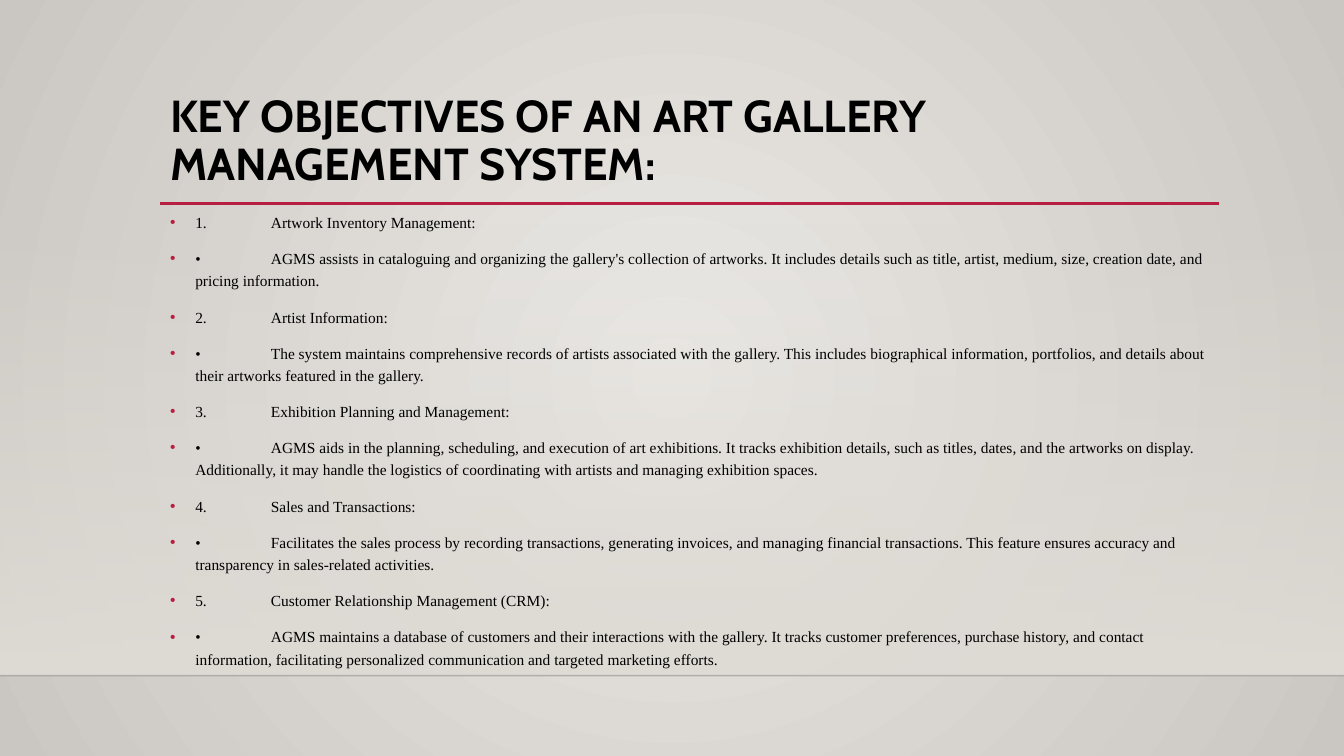
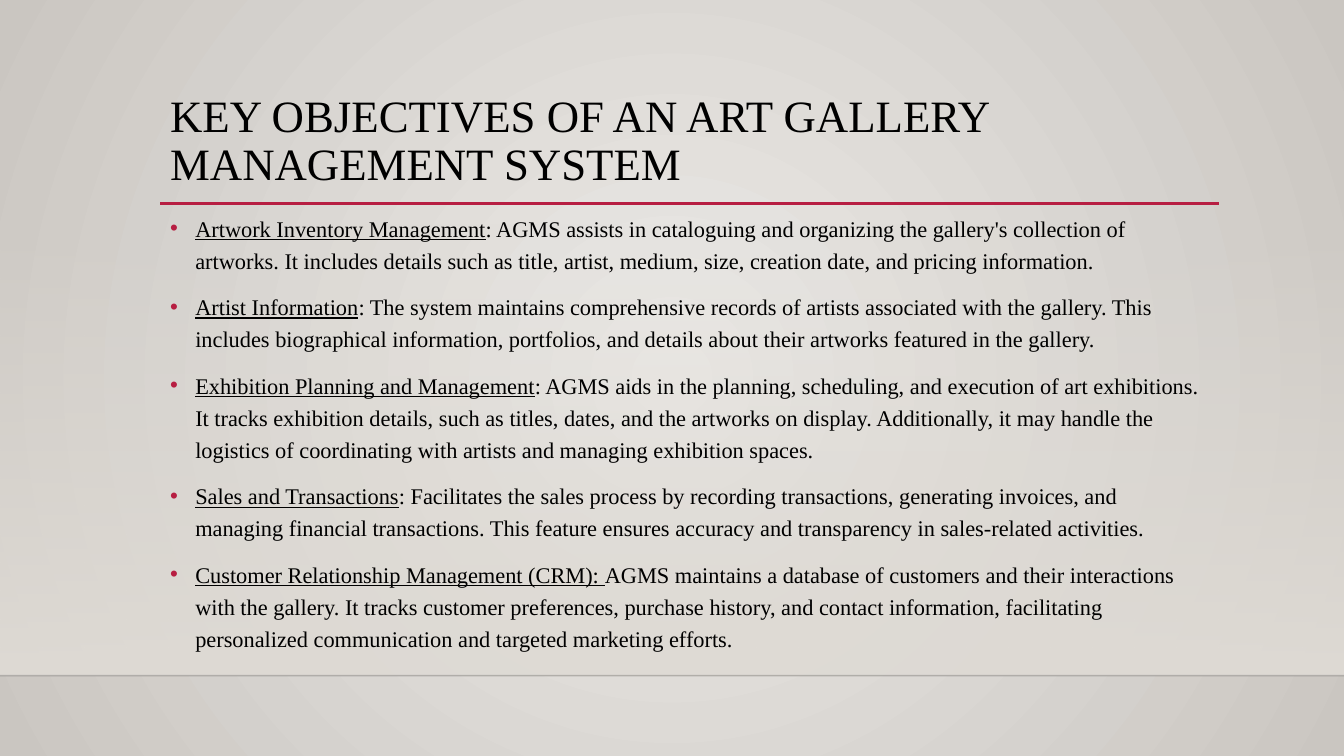
Before and after one commit to Abhigna1975/ART-GALLERY-MANAGEMENT-SYSTEM-PROJECT, a slide deck: slide 3 of Art Gallery Management System ppt.pptx. Drawn at 1344x756 pixels with LibreOffice and Linux fonts; fonts in the diff are those of the drawing; background and template pictures are left out. Boxes give left, top, right and bottom in pixels: in the first picture for what was removed or moved away, otherwise in the second. Text is boxed around its words. In the diff, an @@ line names an element or a change of style, - is before the commit and + after.

```diff
--- a/Art Gallery Management System ppt.pptx
+++ b/Art Gallery Management System ppt.pptx
@@ title at (170,102,991,181): text changed; font Cabin to Times New Roman; bold off @@
-KEY OBJECTIVES OF AN ART GALLERY MANAGEMENT SYSTEM:
+KEY OBJECTIVES OF AN ART GALLERY MANAGEMENT SYSTEM
@@ text at (195,221,1198,620): text changed; size 11 to 16 pt @@
-• 1. Artwork Inventory Management:
-• • AGMS assists in cataloguing and organizing the gallery's collection of artworks. It includes details such as title, artist, medium, size, creation date, and pricing information.
-• 2. Artist Information:
-• • The system maintains comprehensive records of artists associated with the gallery. This includes biographical information, portfolios, and details about their artworks featured in the gallery.
-• 3. Exhibition Planning and Management:
-• • AGMS aids in the planning, scheduling, and execution of art exhibitions. It tracks exhibition details, such as titles, dates, and the artworks on display. Additionally, it may handle the logistics of coordinating with artists and managing exhibition spaces.
-• 4. Sales and Transactions:
-• • Facilitates the sales process by recording transactions, generating invoices, and managing financial transactions. This feature ensures accuracy and transparency in sales-related activities.
-• 5. Customer Relationship Management (CRM):
-• • AGMS maintains a database of customers and their interactions with the gallery. It tracks customer preferences, purchase history, and contact information, facilitating personalized communication and targeted marketing efforts.
+• Artwork Inventory Management: AGMS assists in cataloguing and organizing the gallery's collection of artworks. It includes details such as title, artist, medium, size, creation date, and pricing information.
+• Artist Information: The system maintains comprehensive records of artists associated with the gallery. This includes biographical information, portfolios, and details about their artworks featured in the gallery.
+• Exhibition Planning and Management: AGMS aids in the planning, scheduling, and execution of art exhibitions. It tracks exhibition details, such as titles, dates, and the artworks on display. Additionally, it may handle the logistics of coordinating with artists and managing exhibition spaces.
+• Sales and Transactions: Facilitates the sales process by recording transactions, generating invoices, and managing financial transactions. This feature ensures accuracy and transparency in sales-related activities.
+• Customer Relationship Management (CRM): AGMS maintains a database of customers and their interactions with the gallery. It tracks customer preferences, purchase history, and contact information, facilitating personalized communication and targeted marketing efforts.
```
Also in this commit, not shown: 6 other slides changed, 19 slides removed, 31 other files.
